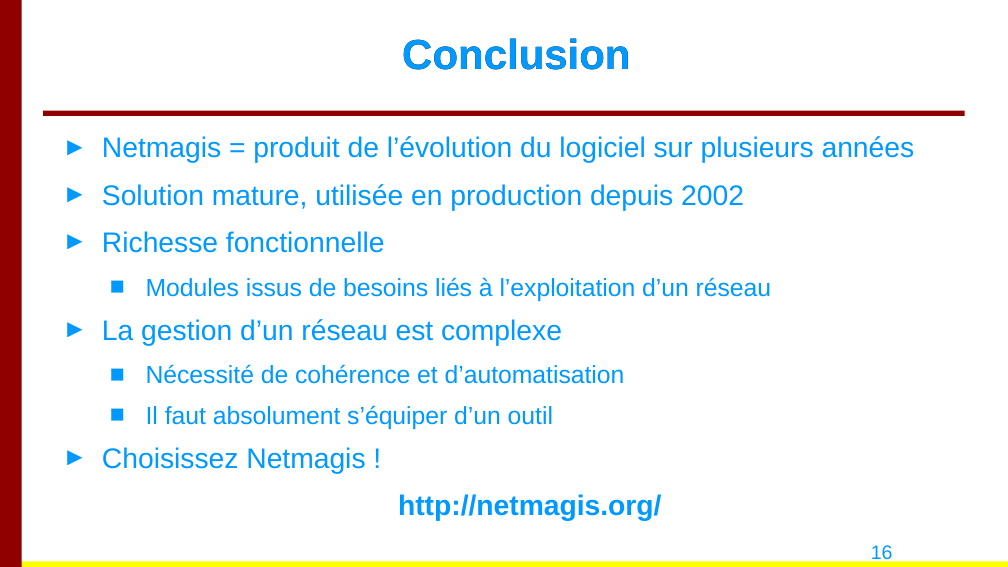
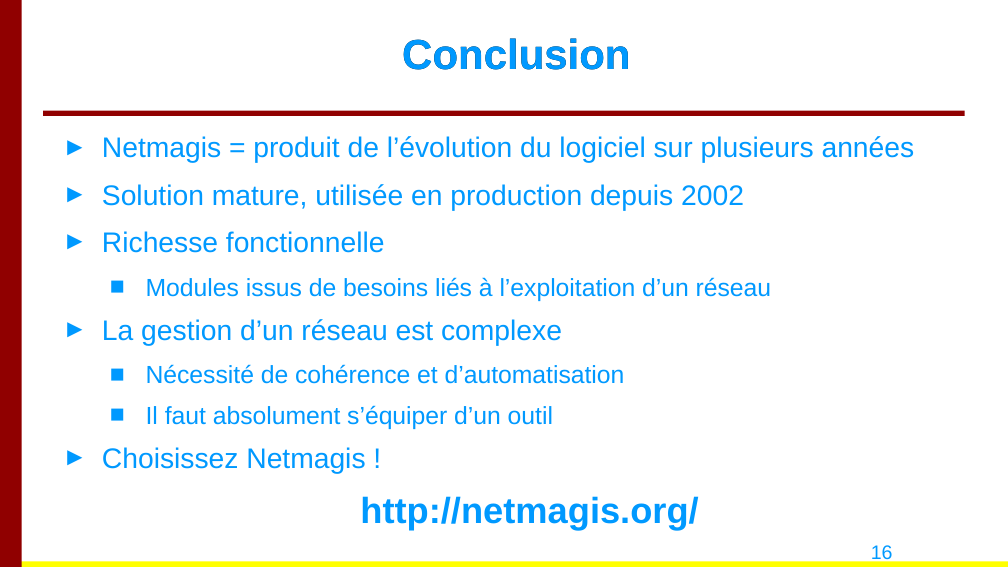
Before and after one commit to netmagis/netmagis, a slide deck: slide 16 of doc/jres/jres2011/slides.odp. Drawn at 1008x567 pixels with LibreOffice and Linux fonts; fonts in the diff are those of the drawing; background and template pictures are left out. Boxes give left, top, right and bottom in pixels: in the first picture for what was removed or moved away, otherwise in the second. Text is boxed around its words. In the diff, an @@ line names an element or a change of style, - is before the commit and + after.

Commit message:
fixed slides

```diff
--- a/doc/jres/jres2011/slides.odp
+++ b/doc/jres/jres2011/slides.odp
@@ text at box(360, 496, 698, 530): size 20.2 to 25.9 pt in "http://netmagis.org/" @@
```
Also in this commit, not shown: 2 other slides changed.
